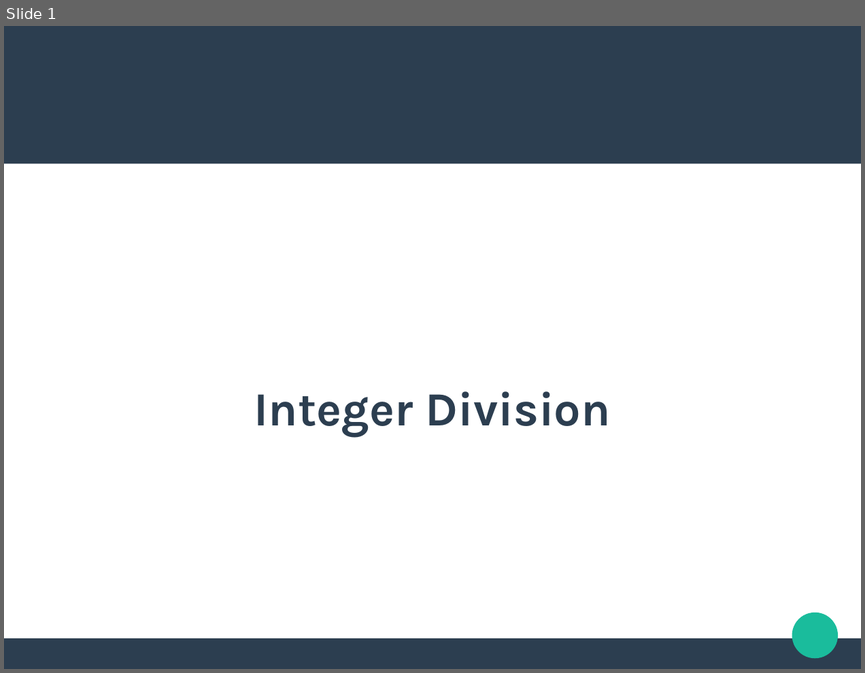
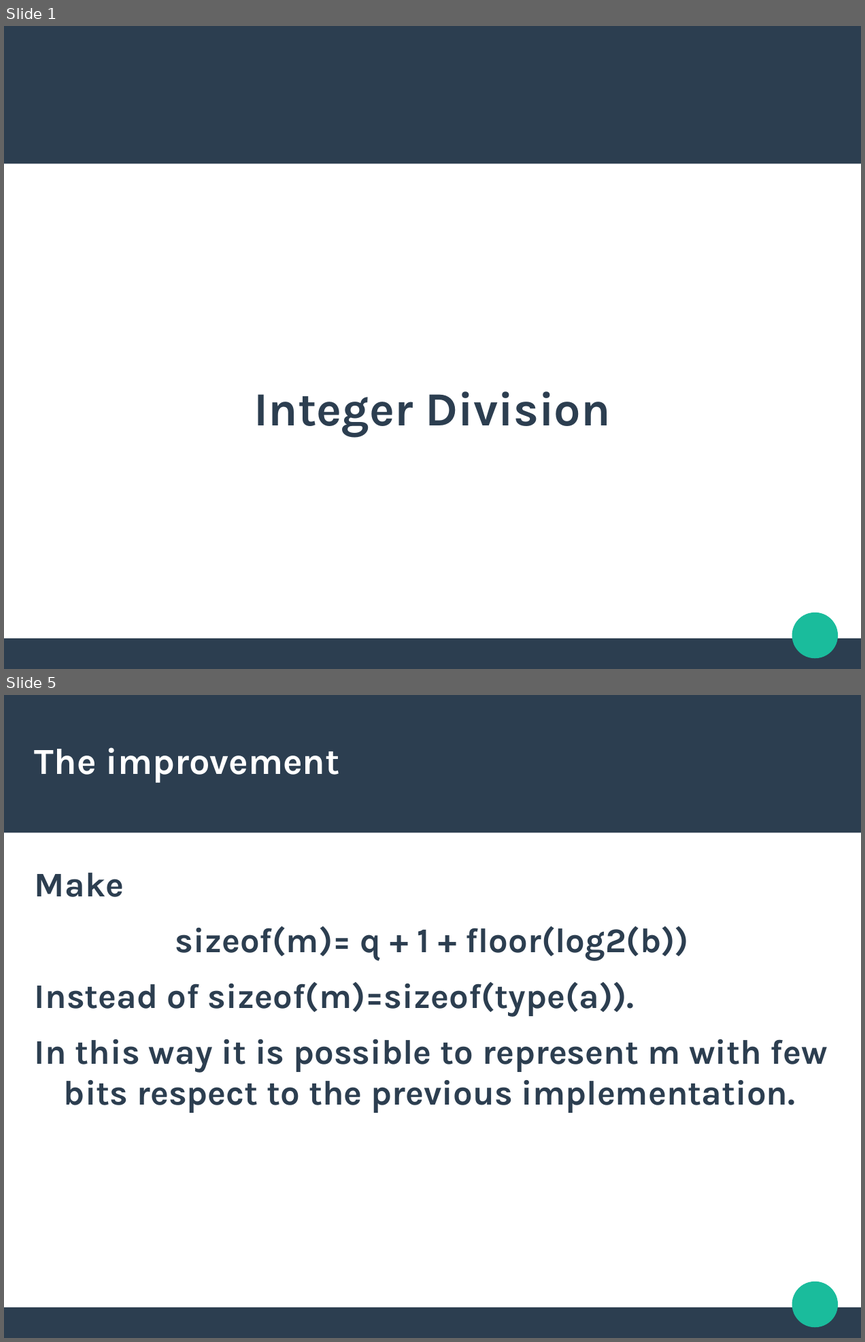
Before and after one commit to fusiled/dsdmProject, a slide deck: slides/slides3.odp. Shown one above the other, each under a label of ours: slide 1 before the commit, slides 1 and 5 after it; the slides between them are not shown. The pictures are 865x673 and 865x1342 pixels, drawn with LibreOffice and Linux fonts; fonts in the diff are those of the drawing. Boxes give left, top, right and bottom in pixels: in the first picture for what was removed or moved away, otherwise in the second. Text is boxed around its words. In the diff, an @@ line names an element or a change of style, - is before the commit and + after.

```diff
--- a/slides/slides3.odp
+++ b/slides/slides3.odp
@@ slide 5 added at (4, 695, 861, 1338), background #FFFFFF; not listed: 3 template elements that a slide beside it also shows @@
@@ title added at (35, 747, 339, 783), 34 pt, text #FFFFFF, bold @@
+The improvement
@@ text added at (35, 872, 827, 1113), 32 pt, text #2C3E50, bold @@
+Make
+sizeof(m)= q + 1 + floor(log2(b))
+Instead of sizeof(m)=sizeof(type(a)).
+In this way it is possible to represent m with few bits respect to the previous implementation.
```
Also in this commit, not shown: 1 slide changed, 7 other slides added, 5 slides removed, 3 other files.
